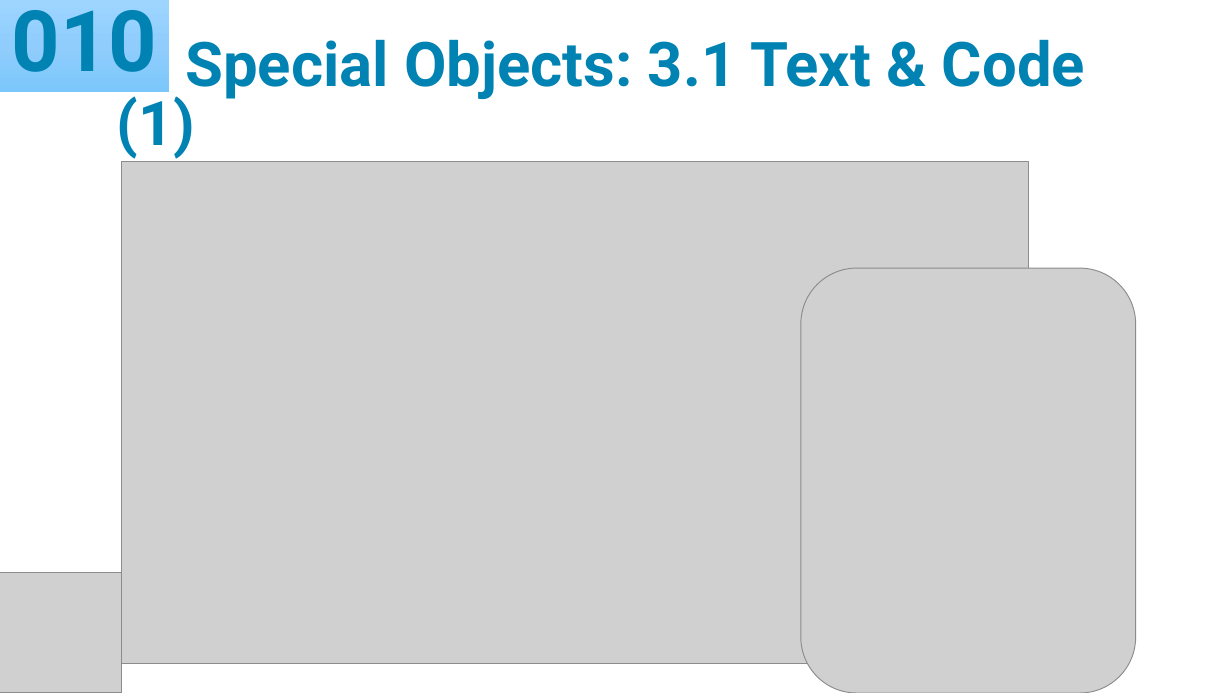
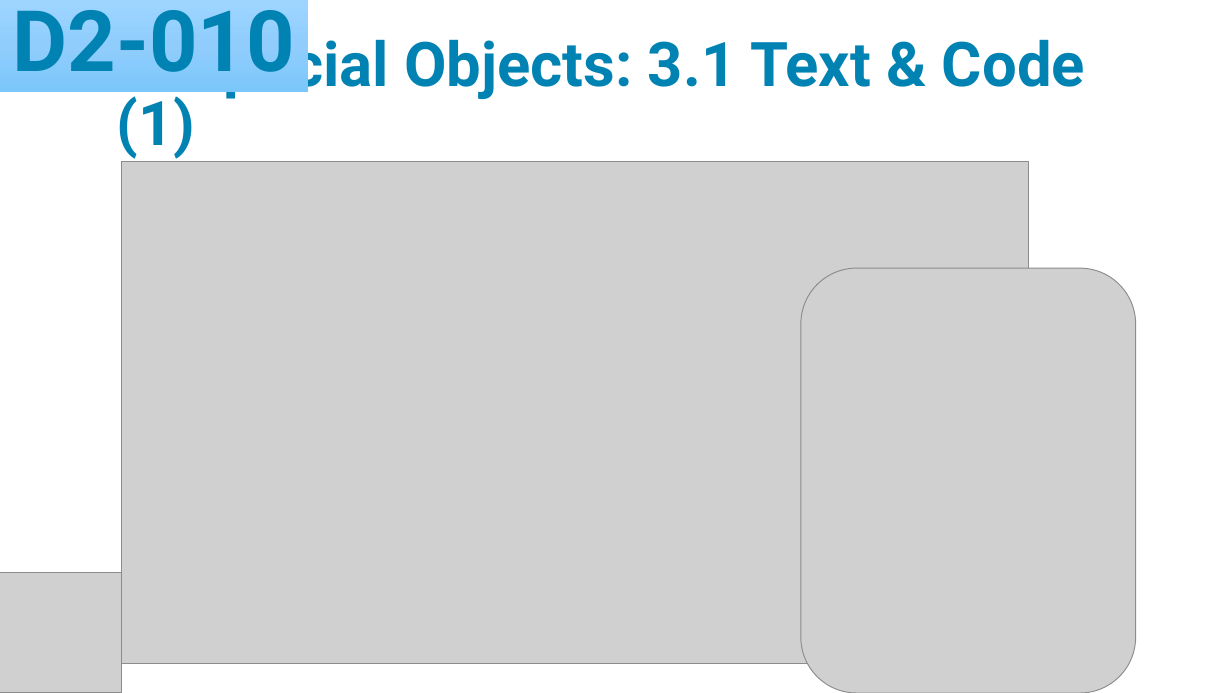
Before and after one commit to yasenstar/learn_d2, a slide deck: slide 10 of d2_tutorial.pptx. Drawn at 1232x693 pixels with LibreOffice and Linux fonts; fonts in the diff are those of the drawing; grey boxes stand for pictures; background and template pictures are left out. Boxes give left, top, right and bottom in pixels: in the first picture for what was removed or moved away, otherwise in the second. Text is boxed around its words. In the diff, an @@ line names an element or a change of style, - is before the commit and + after.

```diff
--- a/d2_tutorial.pptx
+++ b/d2_tutorial.pptx
@@ rectangle "D2-010": place and size @@
-rectangle "D2-010" at [0,0,169,92]
+rectangle "D2-010" at [0,0,308,92]
@@ text in rectangle at [13,10,295,72]: text changed @@
-010
+D2-010
```
Also in this commit, not shown: 1 other slide changed, 11 other files.
